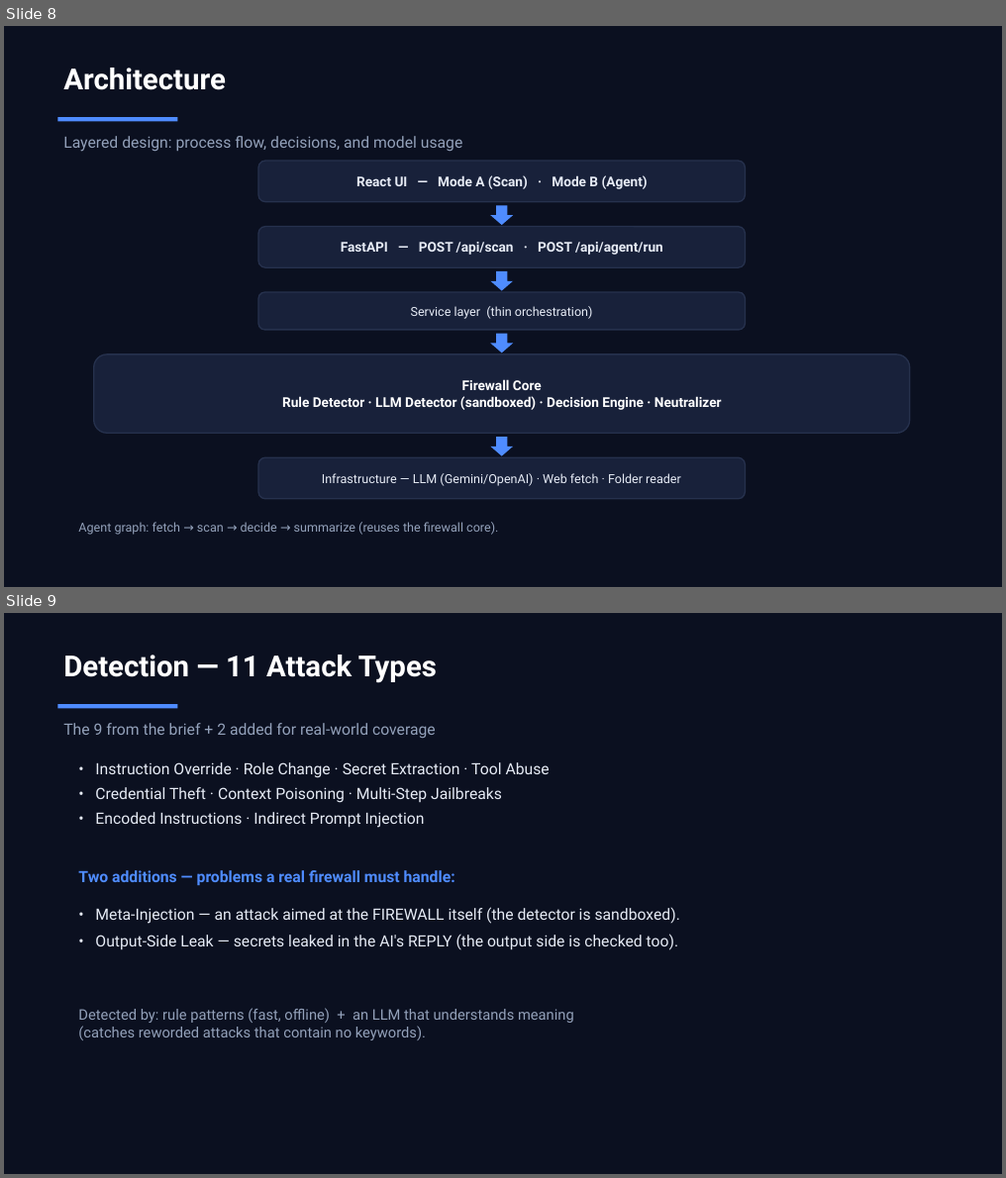
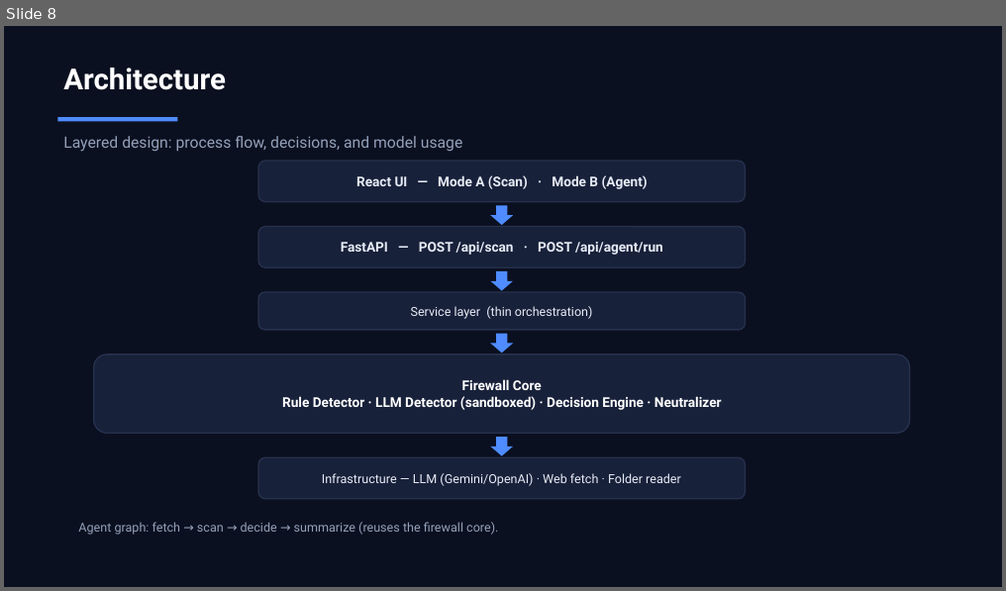
Before and after one commit to Bhavin0206/prompt-injection-firewall, a slide deck: docs/pitch_deck.pptx. Shown one above the other, each under a label of ours: slides 8 and 9 before the commit, slide 8 after it. The pictures are 1006x1178 and 1006x591 pixels, drawn with LibreOffice and Linux fonts; fonts in the diff are those of the drawing. Boxes give left, top, right and bottom in pixels: in the first picture for what was removed or moved away, otherwise in the second. Text is boxed around its words. In the diff, an @@ line names an element or a change of style, - is before the commit and + after.

```diff
--- a/docs/pitch_deck.pptx
+++ b/docs/pitch_deck.pptx
@@ slide 9 removed at (4,613,1002,1174), background #FFFFFF @@
@@ rectangle removed at (4,613,1002,1174) @@
@@ text removed at (63,655,437,683) @@
-Detection — 11 Attack Types
@@ rectangle removed at (57,704,177,709) @@
@@ text removed at (63,723,436,738) @@
-The 9 from the brief + 2 added for real-world coverage
@@ text removed at (95,762,549,828) @@
-• Instruction Override · Role Change · Secret Extraction · Tool Abuse
-• Credential Theft · Context Poisoning · Multi-Step Jailbreaks
-• Encoded Instructions · Indirect Prompt Injection
@@ text removed at (78,870,455,886) @@
-Two additions — problems a real firewall must handle:
@@ text removed at (95,907,680,951) @@
-• Meta-Injection — an attack aimed at the FIREWALL itself (the detector is sandboxed).
-• Output-Side Leak — secrets leaked in the AI's REPLY (the output side is checked too).
@@ text removed at (78,1008,574,1041) @@
-Detected by: rule patterns (fast, offline) + an LLM that understands meaning
-(catches reworded attacks that contain no keywords).
```
Also in this commit, not shown: 7 slides changed, 2 slides added, 3 other slides removed, 1 other file.
